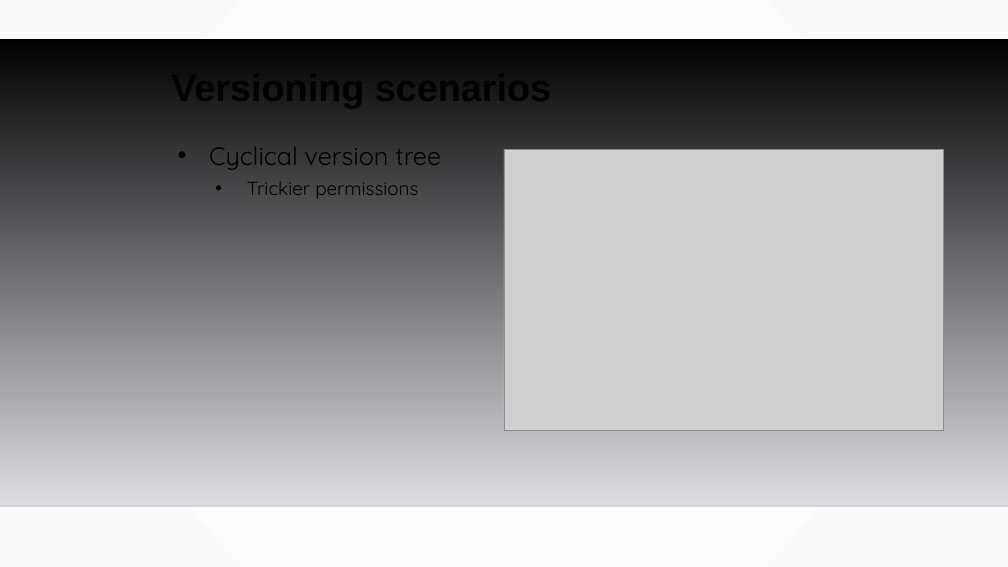
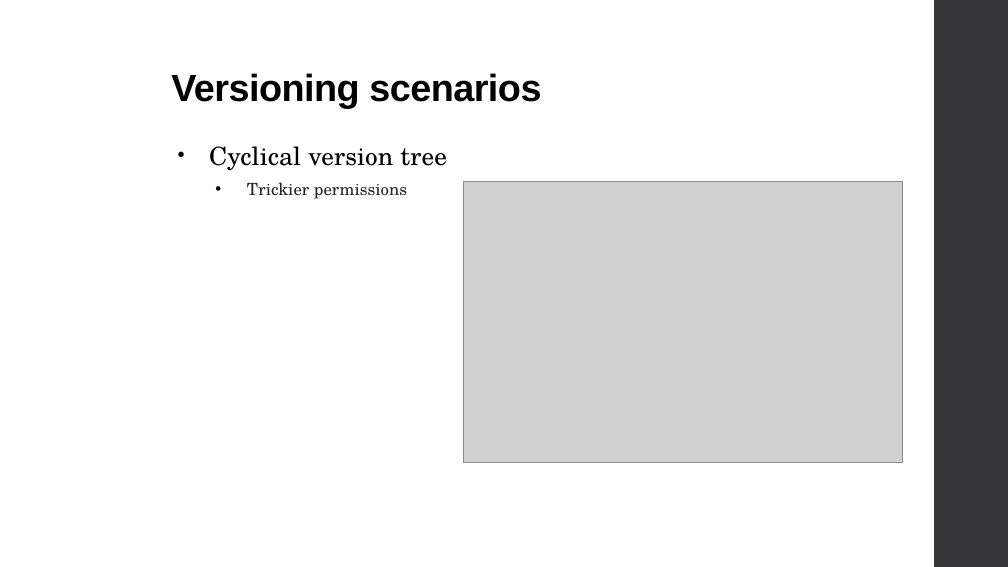
Before and after one commit to MGIS-UMN/GIS5577_week9, a slide deck: slide 20 of Database_Administration.odp. Drawn at 1008x567 pixels with LibreOffice and Linux fonts; fonts in the diff are those of the drawing; grey boxes stand for pictures; background and template pictures are left out. Boxes give left, top, right and bottom in pixels: in the first picture for what was removed or moved away, otherwise in the second. Text is boxed around its words. In the diff, an @@ line names an element or a change of style, - is before the commit and + after.

```diff
--- a/Database_Administration.odp
+++ b/Database_Administration.odp
@@ background gradient #FFFFFF to #FAFAFA to #FFFFFF @@
@@ title "Versioning scenarios" at (171,73,541,108): letter spacing 0 to -0.5 pt @@
@@ freeform shape added at (934,0,1008,567), fill #353537 @@
@@ freeform shape removed at (0,39,1008,506) @@
@@ text "Cyclical version tree" at (209,146,446,199): font Quicksand to TeX Gyre Schola; letter spacing 0 to 0.1 pt in "Cyclical version tree"; size 18 to 16 pt, text colour #000000 to #262626 in "Trickier permissions"; more space between paragraphs @@
@@ picture: place and size @@
-picture at (504,149,944,430)
+picture at (464,181,903,463)
@@ line removed from (0, 506) to (1008, 506) @@
```
Also in this commit, not shown: 20 other slides changed, 1 other file.
